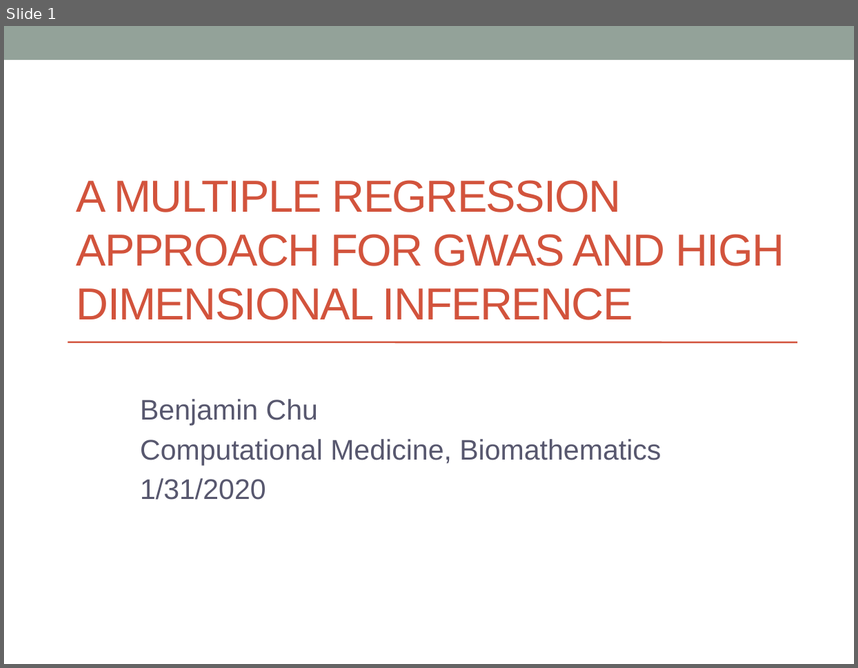
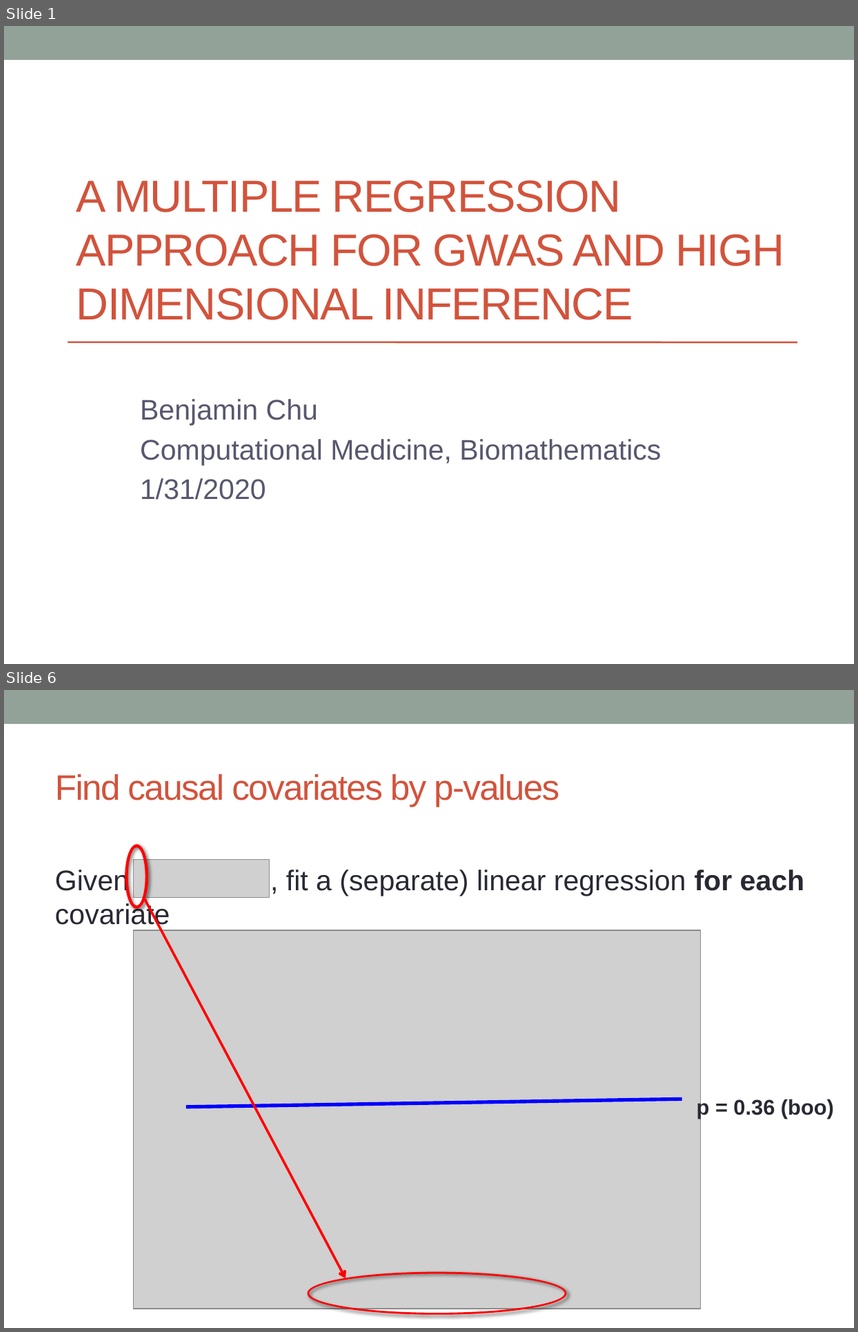
Before and after one commit to biona001/public-talks, a slide deck: QCBio luncheon 2020/Presentation1.pptx. Shown one above the other, each under a label of ours: slide 1 before the commit, slides 1 and 6 after it; the slides between them are not shown. The pictures are 858x668 and 858x1332 pixels, drawn with LibreOffice and Linux fonts; fonts in the diff are those of the drawing; grey boxes stand for pictures. Boxes give left, top, right and bottom in pixels: in the first picture for what was removed or moved away, otherwise in the second. Text is boxed around its words. In the diff, an @@ line names an element or a change of style, - is before the commit and + after.

Commit message:
QCBio: added slides up to multiple regression

```diff
--- a/QCBio luncheon 2020/Presentation1.pptx
+++ b/QCBio luncheon 2020/Presentation1.pptx
@@ slide 6 added at bbox=[4, 690, 854, 1328], background #FFFFFF; not listed: 1 template element that a slide beside it also shows @@
@@ title added at bbox=[55, 774, 559, 807], 30 pt, text #D2533C @@
+Find causal covariates by p-values
@@ donut added at bbox=[125, 845, 148, 909], fill #FF0000, outline #FF0000 0.75 pt @@
@@ text added at bbox=[55, 867, 805, 896], 24 pt, text #292934 @@
+Given , fit a (separate) linear regression for each covariate
@@ picture added at bbox=[133, 859, 269, 896] @@
@@ arrow added from (144, 899) to (346, 1279), #FF0000 2.08 pt @@
@@ picture added at bbox=[133, 929, 700, 1308] @@
@@ line added from (186, 1107) to (682, 1099), #0000FF 3 pt @@
@@ text added at bbox=[697, 1098, 834, 1118], 18 pt, text #292934, bold @@
+p = 0.36 (boo)
@@ donut added at bbox=[308, 1272, 566, 1314], fill #FF0000, outline #FF0000 0.75 pt @@
```
Also in this commit, not shown: 2 slides changed, 8 other slides added, 4 other files.
